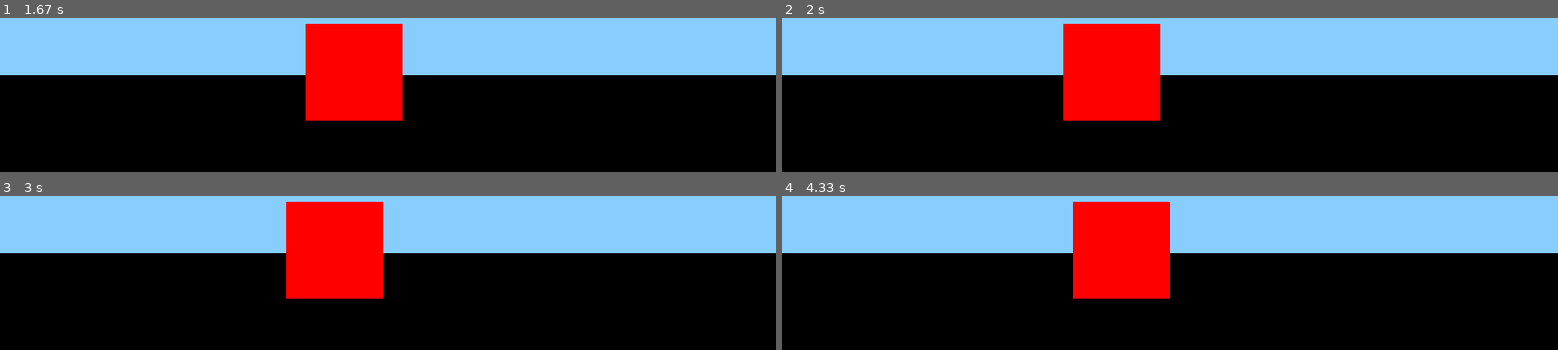
Above: before the commit, frames 1-4 (two rows, left to right).
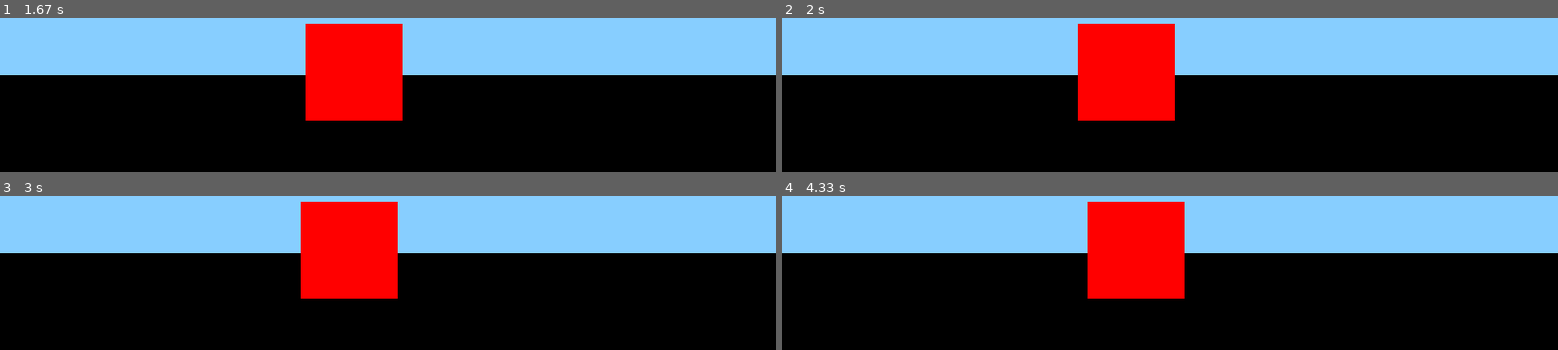
Above: after the commit, the same moments.

Repository: ivanbelenky/pygame-hot
Game: pygame game, started from tests/tst_game.py
The game is run twice, just before and just after one commit, with the same random seed, the same clock (stepped at 60 frames per second) and the same inputs.
Inputs:
- Up to frame 1 (1.67 s): hold Right 0.33-0.8 s; hold Right 0.83-1.3 s; hold Left from 1.33 s (still down)
- Up to frame 2 (2 s): release Left at 1.87 s; hold Left from 1.9 s (still down)
- Up to frame 3 (3 s): release Left at 2.3 s; hold Right 2.33-2.97 s
- Up to frame 4 (4.33 s): hold Left 3-3.47 s; hold Right 3.5-3.97 s; hold Right from 4 s (still down)

Frame 1 is identical in both runs. In frame 2, 2.4% of the frame differs, in the area x 36-51%, y 3-67%; in frame 3, 2.4%; in frame 4, 2.4%.

Commit message:
panic check + hf on read

Diff:
--- a/pygamehot/hotreloader.py
+++ b/pygamehot/hotreloader.py
@@ -70,12 +70,17 @@
         self.validate()
         self.fp = open(path, "r")
 
-    def hash(self) -> str: return hex(hash(open(self.path, "r").read()))
-    def close(self): return open(self.path, "r").close()
+    def hash(self) -> str:
+        self.fp.seek(0)
+        h = hex(hash(self.fp.read()))
+        self.fp.seek(0)
+        return h
+
+    def close(self): return self.fp.close()
     def __del__(self): self.close()
 
     def changed(self):
-        dt = int(os.path.getmtime(self.path))
+        dt = os.path.getmtime(self.path)
         changed = self.last_modified != dt
         if changed: self.last_modified = dt
         return changed
@@ -105,7 +110,8 @@
     return game_module, game_cls_name
 
 
-def setup_game(entry_point: FileDep):
+def setup_game(entry_point: FileDep, game_class=None):
+    if game_class and game_class in locals(): del locals()[game_class]
     logger.info(f"Setting up game from {entry_point.path}")
     game_module, game_cls_name = _get_game(entry_point)
     game_code = compile(game_module, "<game>: ", "exec")
@@ -122,6 +128,7 @@
 
     # TODO: add all file dependencies
     deps = [entry_point]
+
     c = 0
     while True:
         clock.tick(FPS)
@@ -130,7 +137,6 @@
             events = pygame.event.get()
             game.update_pressed_keys(events)
             cmd = game.update(events)
-
 
             pygame.display.update()
 
@@ -143,7 +149,7 @@
                 game_ready = False
                 while not game_ready:
                     try:
-                        game = setup_game(entry_point)
+                        game = setup_game(entry_point, game.__class__.__name__)
                         game_ready = True
                         logger.info("RELOADING GAME")
                     except Exception as e:
